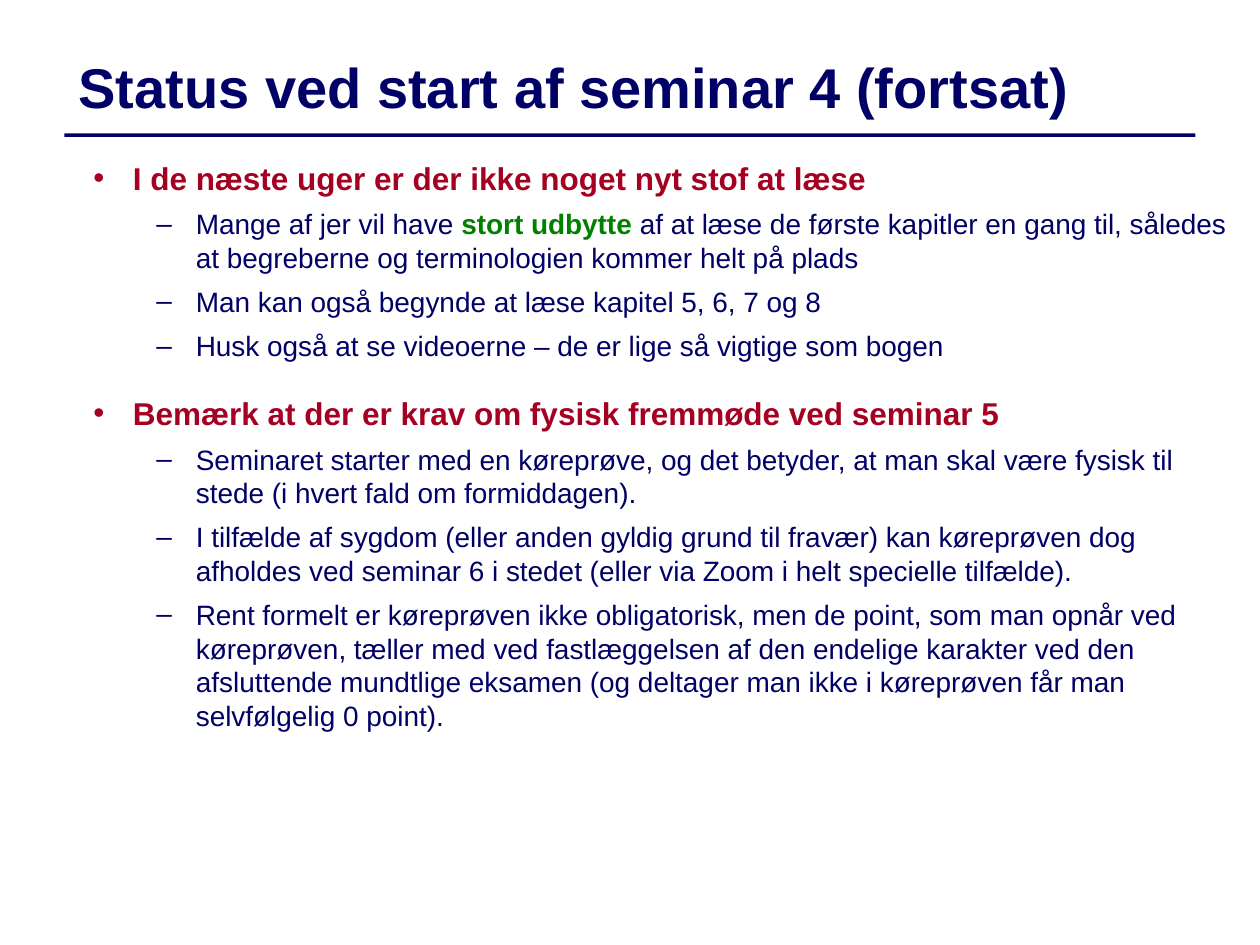
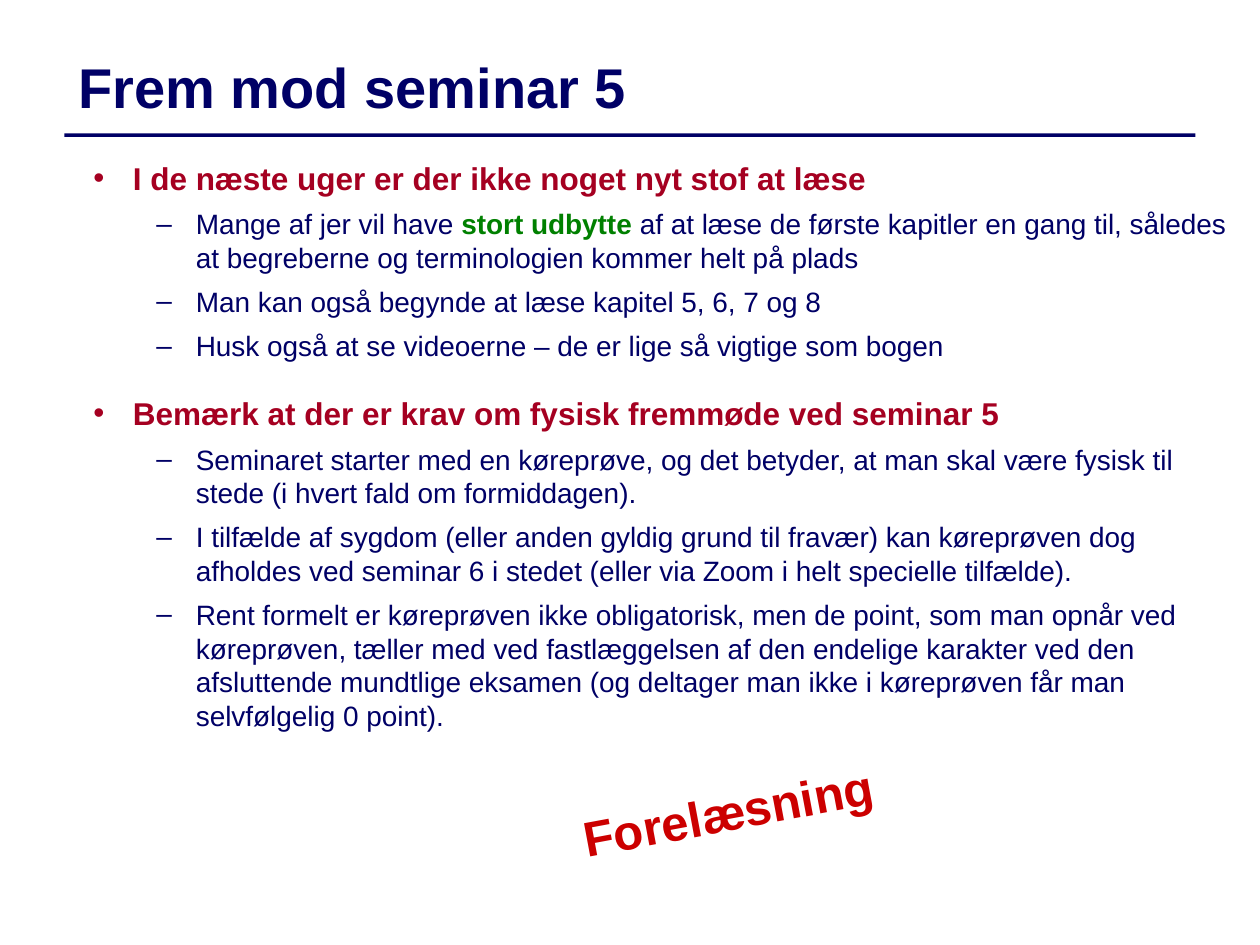
Before and after one commit to IntProgAU/Materiale, a slide deck: slide 3 of web/g24/status/Status4.pptx (slide 2 before the commit). Drawn at 1260x945 pixels with LibreOffice and Linux fonts; fonts in the diff are those of the drawing. Boxes give left, top, right and bottom in pixels: in the first picture for what was removed or moved away, otherwise in the second. Text is boxed around its words. In the diff, an @@ line names an element or a change of style, - is before the commit and + after.

```diff
--- a/web/g24/status/Status4.pptx
+++ b/web/g24/status/Status4.pptx
@@ text at (x1=79, y1=67, x2=626, y2=109): text changed @@
-Status ved start af seminar 4 (fortsat)
+Frem mod seminar 5
@@ text added at (x1=509, y1=737, x2=948, y2=887), 28 pt, text #CC0000, bold @@
+Forelæsning
```
Also in this commit, not shown: 2 other slides changed, 1 slide added.
